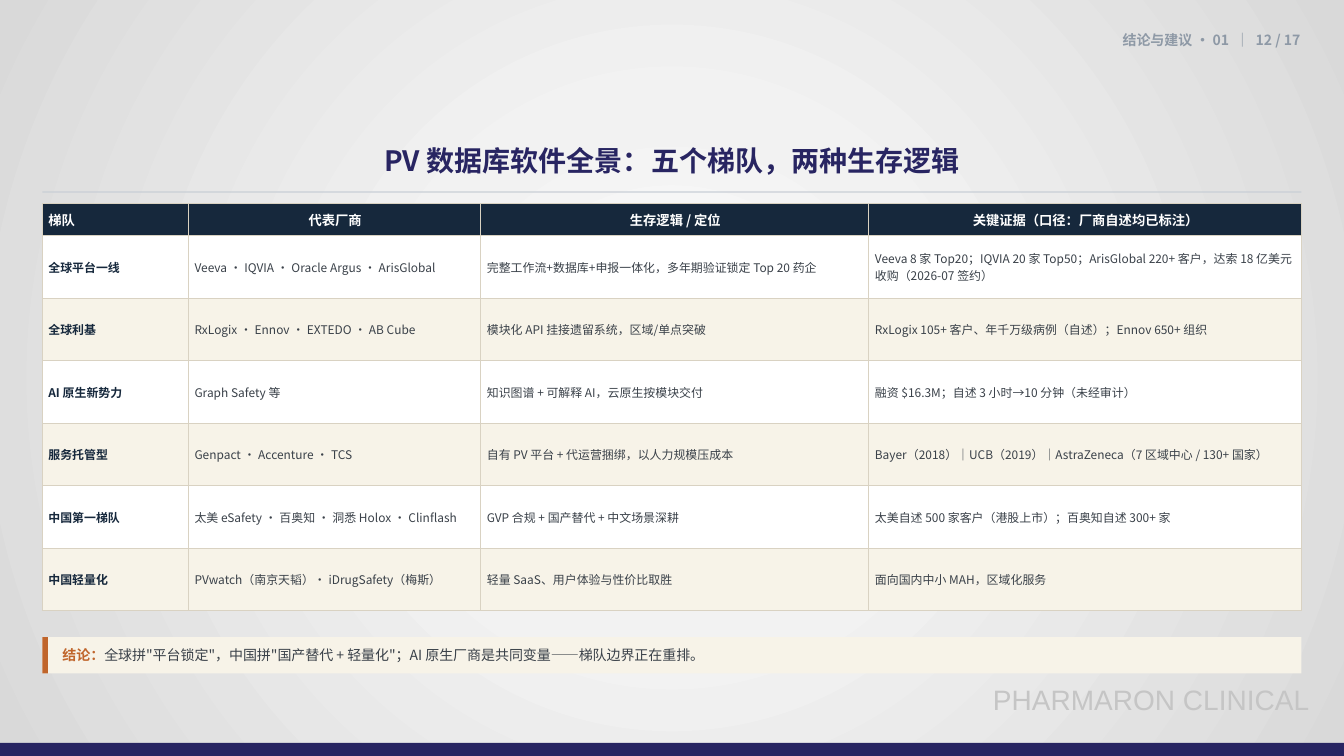
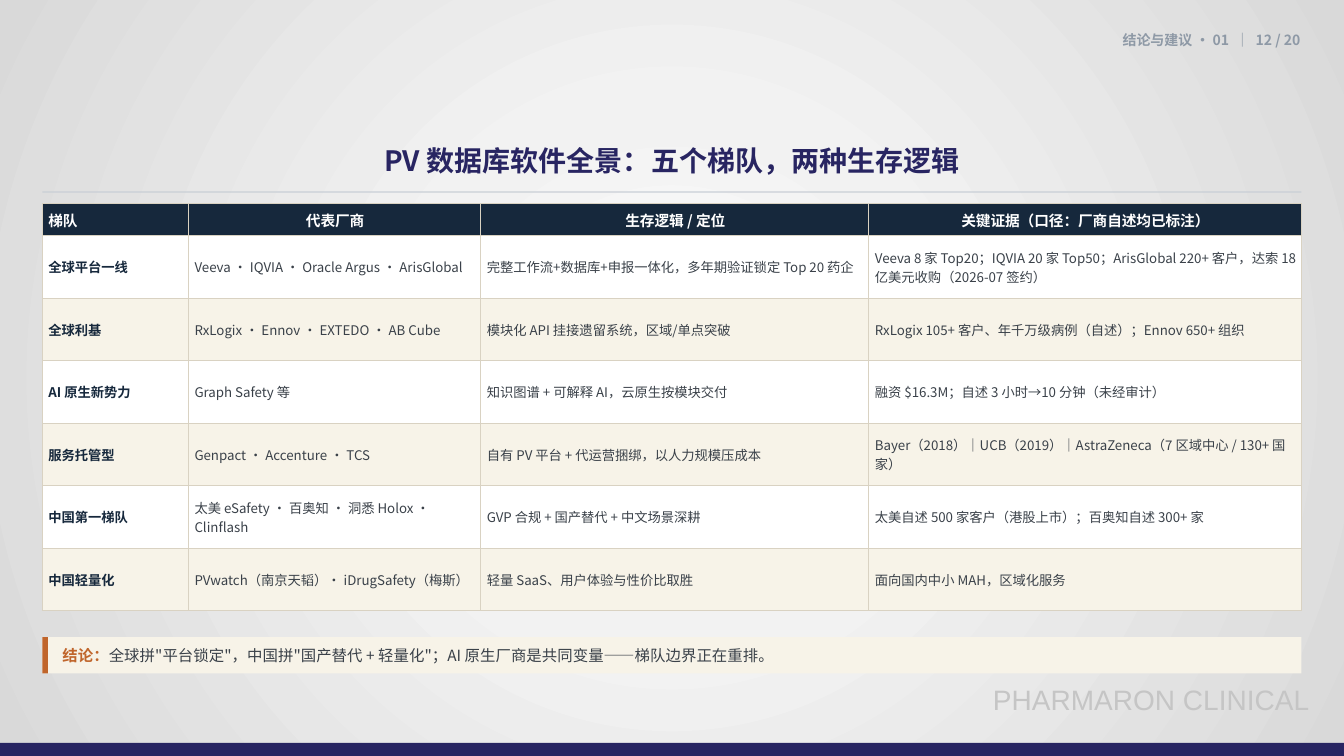
Before and after one commit to Eros-Python/TRAE-CODE, a slide deck: slide 12 of PV数据库市场调研总结-20261111.pptx. Drawn at 1344x756 pixels with LibreOffice and Linux fonts; fonts in the diff are those of the drawing; background and template pictures are left out. Boxes give left, top, right and bottom in pixels: in the first picture for what was removed or moved away, otherwise in the second. Text is boxed around its words. In the diff, an @@ line names an element or a change of style, - is before the commit and + after.

```diff
--- a/PV数据库市场调研总结-20261111.pptx
+++ b/PV数据库市场调研总结-20261111.pptx
@@ text at (x1=1123, y1=33, x2=1300, y2=46): text changed @@
-结论与建议 · 01 ｜ 12 / 17
+结论与建议 · 01 ｜ 12 / 20
@@ table at (x1=42, y1=204, x2=1302, y2=611) @@
@@ size 9.5 to 10.5 pt in "梯队", "代表厂商", "生存逻辑 / 定位", "关键证据（口径：厂商自述均已标注）" @@
@@ size 8.5 to 9.5 pt @@
@@ text "结论：全球拼"平台锁定"，中国拼"国产替代 + 轻量化"；AI 原生厂商是共同变量——梯队边界正在重排。" at (x1=62, y1=648, x2=774, y2=664): size 10 to 11 pt @@
```
Also in this commit, not shown: 12 other slides changed, 3 slides added, 11 other files.
